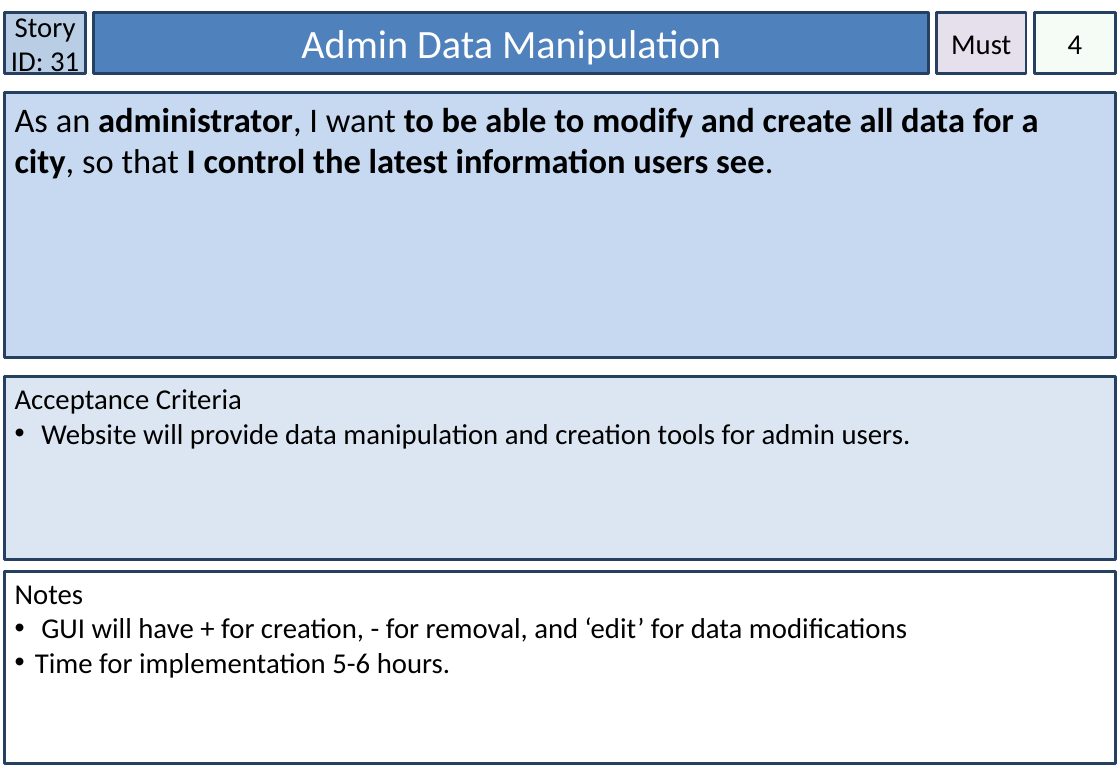
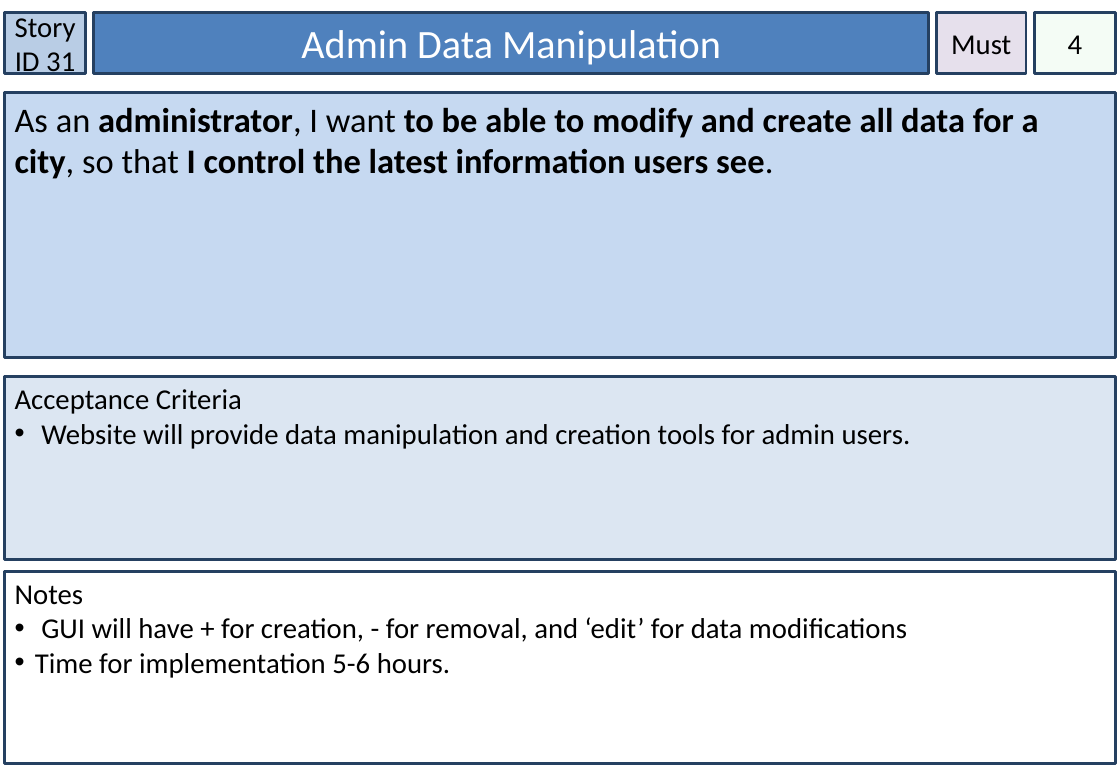
Before and after one commit to amckellar28/I-am-the-Scrub-Master, a slide deck: slide 32 of User_Stories.pptx. Drawn at 1120x775 pixels with LibreOffice and Linux fonts; fonts in the diff are those of the drawing. Boxes give left, top, right and bottom in pixels: in the first picture for what was removed or moved away, otherwise in the second. Text is boxed around its words. In the diff, an @@ line names an element or a change of style, - is before the commit and + after.

```diff
--- a/User_Stories.pptx
+++ b/User_Stories.pptx
@@ text in rectangle at [15, 13, 76, 78]: text changed @@
-Story ID: 31
+Story ID 31
```
Also in this commit, not shown: 1 other slide changed, 21 other files.
